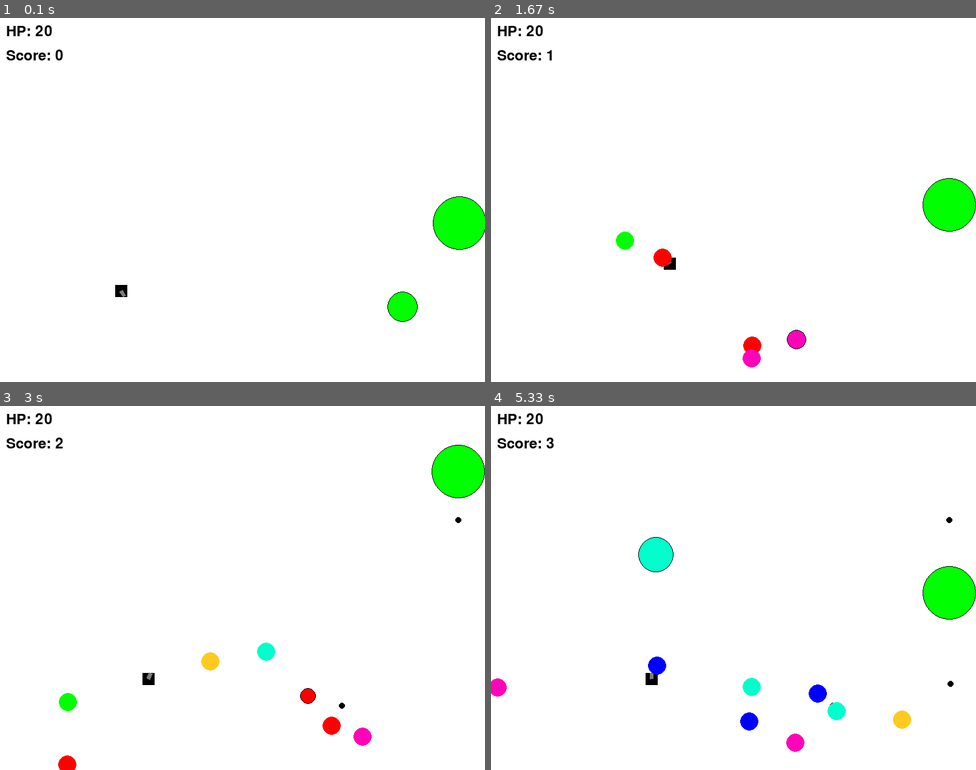
Above: before the commit, frames 1-4 (two rows, left to right).
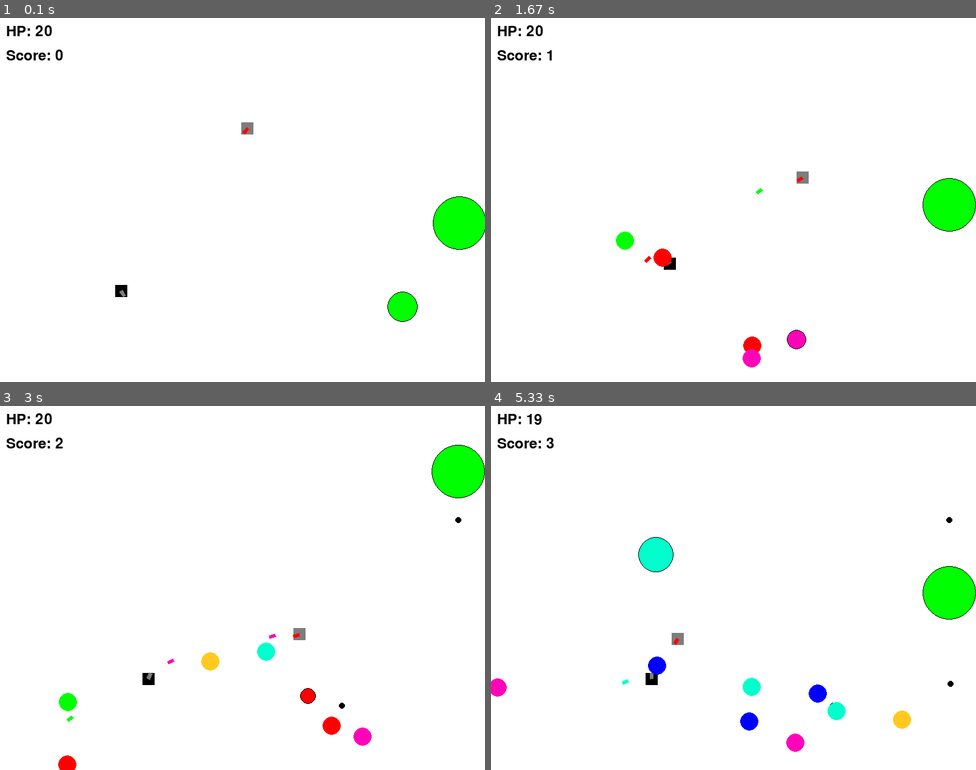
Above: after the commit, the same moments.

Repository: dzinty/infa_2021_petukhova
Game: pygame game, started from 05_gun_game/gun_2.py
Two runs of this game, one before a commit and one after it. Both use one fixed random seed, a clock stepped at 60 frames per second and the inputs below.
Inputs (mouse positions are in pixels of both pictures, inside the frame that each line leads up to):
- Up to frame 1 (0.1 s): no input
- Up to frame 2 (1.67 s): click (733, 200) at 0.38 s; hold D 0.67-1.13 s; click (888, 189) at 0.75 s; hold W 1.17-1.47 s; click (617, 203) at 1.25 s; hold D from 1.5 s (still down); click (583, 145) at 1.58 s
- Up to frame 3 (3 s): release D at 1.97 s; hold A 2-2.53 s; click (315, 460) at 2.08 s; hold S 2.57-2.87 s; click (300, 620) at 2.65 s; hold A from 2.9 s (still down); click (252, 464) at 2.98 s
- Up to frame 4 (5.33 s): release A at 3.3 s; hold W 3.33-3.7 s; click (558, 577) at 3.42 s; hold D 3.73-4.37 s; click (738, 624) at 3.82 s; click (917, 726) at 4.45 s; hold S 4.73-5.1 s; click (859, 646) at 4.82 s; hold A from 5.13 s (still down); click (655, 467) at 5.22 s

The runs differ from the first frame. In frame 1, less than 0.1% of the frame differs, in the area x 49-53%, y 28-32%; in frame 2, 0.1%; in frame 3, 0.1%; in frame 4, 0.2%, in the area x 7-40%, y 2-77%.

Commit message:
Добавлена вражеская пушка, которая ездит по кругу и стреляет в вашу. Добавлена возможность выиграть, если набрать нужное количество очков, и проиграть, если потерять все здоровье.

Diff:
--- a/05_gun_game/gun_2.py
+++ b/05_gun_game/gun_2.py
@@ -37,8 +37,9 @@
         self.vx = 0
         self.vy = 0
         self.an = 1
+        self.r = 3
         self.color = choice(GAME_COLORS)
-        self.live = 30
+        self.live = 500
 
     def move(self):
         """Переместить лазер по прошествии единицы времени.
@@ -47,6 +48,7 @@
         """
         self.x += self.vx
         self.y -= self.vy
+        self.live -= 1
 
     def draw(self):
         x2 = self.x - self.width * math.sin(self.an)
@@ -293,6 +295,60 @@
         )
         pygame.draw.circle(self.screen, BLACK, (self.x, self.y), self.r, 1)
 
+class EnemyGun:
+    def __init__(self, screen):
+        self.screen = screen
+        self.f2_power = 10
+        self.an = 1
+        self.color = RED
+        self.R = randint(100, 250)
+        self.r = 5
+        self.x = WIDTH/2
+        self.y = HEIGHT/2 - self.R
+        self.vx = 0
+        self.vy = 0
+        self.width = 5
+        self.health = 20
+        self.timer = 20
+        self.v = 3
+    def fire(self, obj, type = 1):
+        """Выстрел снарядом.
+        Начальные значения компонент скорости снаряда vx и vy зависят от положения объекта.
+        """
+        global enemy_lasers
+        new_laser = Laser(self.screen, x=self.x, y=self.y)
+        self.an = math.atan2((obj.y - new_laser.y), (obj.x - new_laser.x))
+        new_laser.an = self.an
+        new_laser.vx = self.f2_power * math.cos(self.an)
+        new_laser.vy = - self.f2_power * math.sin(self.an)
+        new_laser.length = self.f2_power
+        enemy_lasers.append(new_laser)
+        self.f2_power = 10
+
+    def targetting(self, obj):
+        """Прицеливание. Зависит от положения объекта."""
+        self.an = math.atan2((obj.y-self.y), (obj.x-self.x))
+
+    def draw(self):
+        pygame.draw.rect(self.screen, GREY, (self.x-10, self.y-10, 20, 20))
+
+        x0 = self.x + 0.5*self.width * math.sin(self.an)
+        y0 = self.y - 0.5*self.width * math.cos(self.an)
+        x2 = x0 - self.width*math.sin(self.an)
+        y2 = y0 + self.width*math.cos(self.an)
+        x1 = x0 + math.cos(self.an)*self.f2_power
+        y1 = y0 + math.sin(self.an)*self.f2_power
+        x3 = x2 + math.cos(self.an) * self.f2_power
+        y3 = y2 + math.sin(self.an) * self.f2_power
+        pygame.draw.polygon(self.screen, self.color,((x0, y0), (x1, y1), (x3, y3), (x2, y2)))
+
+
+    def move(self):
+        phi = math.atan2((-self.y+HEIGHT/2), (self.x - WIDTH/2))
+        self.vx = self.v*math.sin(phi)
+        self.vy = self.v*math.cos(phi)
+        self.x += self.vx
+        self.y += self.vy
 
 
 
@@ -301,15 +357,19 @@
 screen = pygame.display.set_mode((WIDTH, HEIGHT))
 pygame.font.init()
 f1 = pygame.font.Font(None, 36)
+f2 = pygame.font.Font(None, 100)
 bullet = 0
 balls = []
 lasers = []
+enemy_lasers = []
 targets = []
 bombs = []
-
+enemies = []
+score_0 = 0
 
 clock = pygame.time.Clock()
 gun = Gun(screen)
+enemies.append(EnemyGun(screen))
 for i in range(2):
     targets.append(Target())
 finished = False
@@ -319,6 +379,18 @@
     screen.fill(WHITE)
     gun.move()
     gun.draw()
+    for enemy1 in enemies:
+        enemy1.move()
+        enemy1.targetting(gun)
+        enemy1.draw()
+        if enemy1.timer < 0:
+            enemy1.fire(gun)
+            enemy1.timer = 20
+        enemy1.timer -= 1
+        if enemy1.health < 0:
+            enemies.remove(enemy1)
+            enemies.append(EnemyGun(screen))
+            score_0 += 100
     for bomb in bombs:
         bomb.draw()
     for target in targets:
@@ -329,19 +401,33 @@
     for l in lasers:
         if l.live<0: lasers.remove(l)
         l.draw()
-
-    score = 0
+    for l in enemy_lasers:
+        if l.live<0: enemy_lasers.remove(l)
+        l.draw()
+
+    score = score_0
     for target in targets:
         score += target.points
     text1 = f1.render('Score: ' + str(score), True, (0, 0, 0))
     text2 = f1.render('HP: ' + str(gun.health), True, (0, 0, 0))
     screen.blit(text1, (10, 50))
     screen.blit(text2, (10, 10))
-    if gun.health<=0:
-        text = f1.render('GAME OVER', True, (183, 3, 3))
-        screen.blit(text, (300, 300))
+    if gun.health <= 0:
         finished = True
+        text = f2.render('GAME OVER', True, (183, 3, 3))
+        screen.fill(BLACK)
+        screen.blit(text, (200, 250))
+        pygame.display.update()
+        pygame.time.delay(2000)
     pygame.display.update()
+
+    if score > 300:
+        finished = True
+        text = f2.render('YOU WIN', True, (102, 255, 3))
+        screen.blit(text, (200, 250))
+        pygame.display.update()
+        pygame.time.delay(2000)
+
 
     clock.tick(FPS)
     for event in pygame.event.get():
@@ -392,6 +478,11 @@
                 target.live = 0
                 target.hit()
                 target.new_target()
+        for enemy in enemies:
+            if b.hittest(enemy):
+                enemy.health -= 1
+
+
 
     for l in lasers:
         l.move()
@@ -400,6 +491,16 @@
                 target.live = 0
                 target.hit()
                 target.new_target()
+        for enemy in enemies:
+            if l.hittest(enemy):
+                enemy.health -= 1
+
+
+    for l in enemy_lasers:
+        l.move()
+        if gun.hittest(l):
+            enemy_lasers.remove(l)
+            gun.health -= 1
 
     for b in bombs:
         if gun.hittest(b):
@@ -408,4 +509,7 @@
 
     gun.power_up()
 
+
+
+
 pygame.quit()
